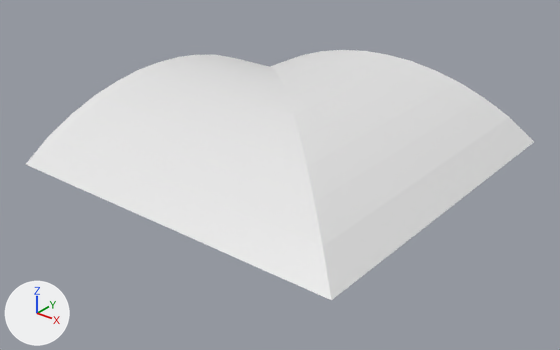
The glTF model resources/models/ceiling-turn.gltf as it was, and as the next commit left it.
One viewpoint serves both versions: a 50 mm lens placed at (2.41, -3.08, 2.76), pointed at (0.04, -0.12, 0.92). Lighting does not change. The marker at lower left points along +X, +Y and +Z. The first picture is the older version.

Names of what the first picture shows: 'ceiling-turn'.
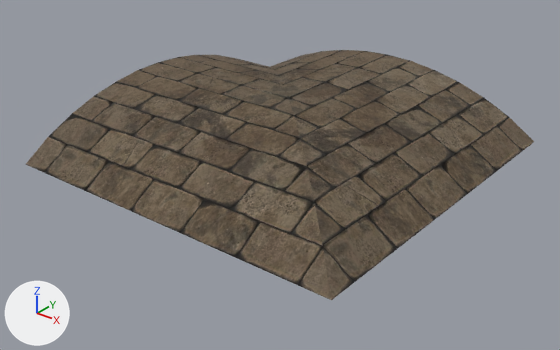
What changed in the scene script:
```text
Add img_brickwall_diffuse_jpg:
    img_brickwall_diffuse_jpg = load_image('brickwall-diffuse.jpg', 'brickwall-diffuse.jpg', 512, 512, 'sRGB')
Add img_brickwall_normal_jpg:
    img_brickwall_normal_jpg = load_image('brickwall-normal.jpg', 'brickwall-normal.jpg', 512, 512, 'Non-Color')
Change mat_ceiling:
    where n0 = _N.new('ShaderNodeBsdfPrincipled'); n0.name = 'Principled BSDF'
    add n0.inputs[2].default_value = 0.95  # 'Roughness'
    add n2 = _N.new('ShaderNodeTexImage'); n2.name = 'Image Texture'
    add n2.image = img_brickwall_diffuse_jpg
    add n3 = _N.new('ShaderNodeNormalMap'); n3.name = 'Normal Map'
    add n3.uv_map = 'UVMap'
    add n4 = _N.new('ShaderNodeTexImage'); n4.name = 'Image Texture.001'
    add n4.image = img_brickwall_normal_jpg
    add _L.new(n2.outputs[0], n0.inputs[0])  # 'Color' to 'Base Color'
    add _L.new(n3.outputs[0], n0.inputs[5])  # 'Normal' to 'Normal'
    add _L.new(n4.outputs[0], n3.inputs[1])  # 'Color' to 'Color'
```

Where the change shows, as pixel boxes [x1, y1, x2, y2] in the pictures (560 x 350 px):
'ceiling-turn', surface changed (white to brown)
    both: [26, 50, 534, 300]
